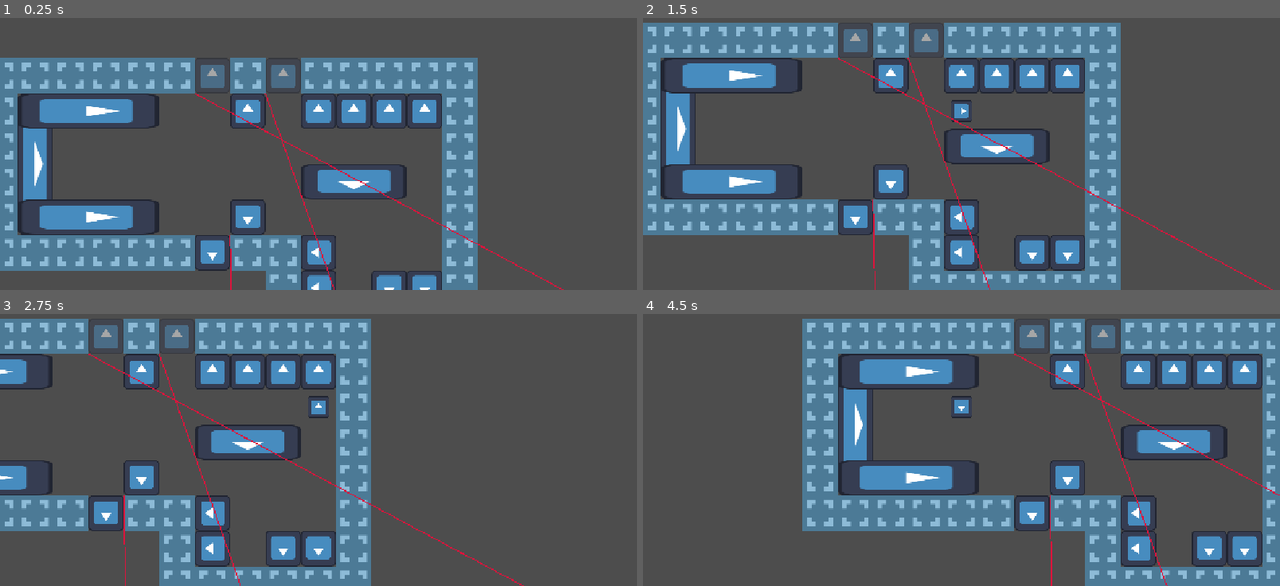
Above: before the commit, frames 1-4 (two rows, left to right).
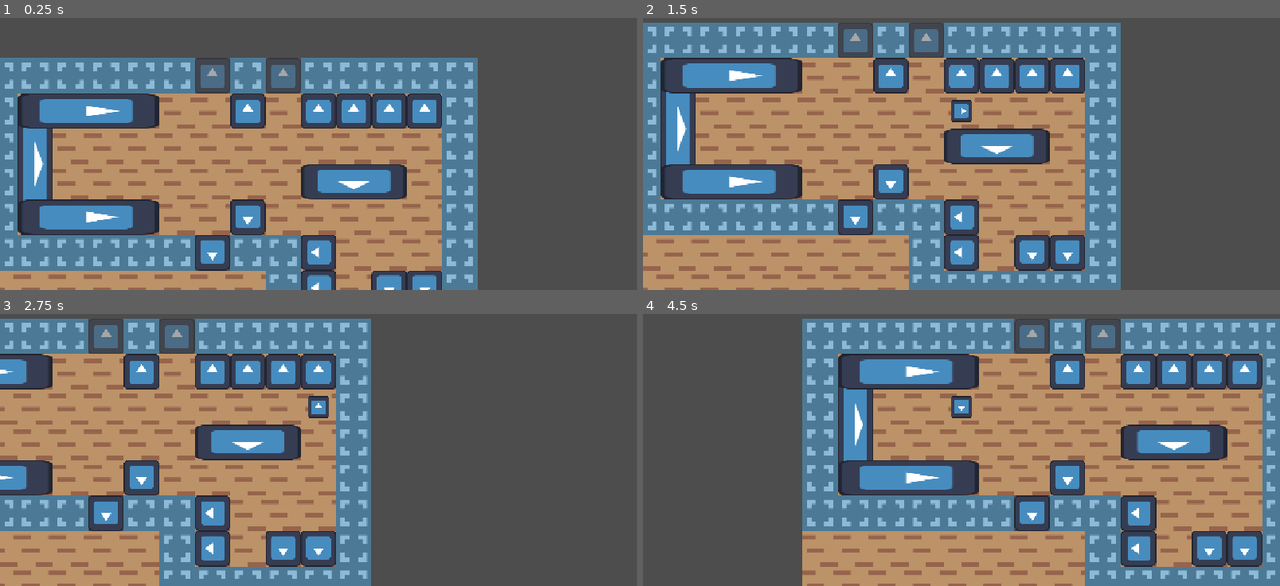
Above: after the commit, the same moments.

Repository: EfficiencySimplicity/godot-level-playground
Game: Godot game, scene res://Scenes/testing_ground.tscn
The game is run twice, just before and just after one commit, with the same random seed, the same clock (stepped at 60 frames per second) and the same inputs. The engine's default icon, where the game draws it, is replaced by a stand-in: a white triangle on a blue panel in a dark square.
Inputs:
- Up to frame 1 (0.25 s): no input
- Up to frame 2 (1.5 s): tap Enter at 0.5 s; hold Right (Right) 0.53-1.28 s; hold Up (Movement) 0.53-1.28 s; tap Space at 1.25 s; hold Down (Down) from 1.28 s (still down); tap Up (Movement) at 1.35 s
- Up to frame 3 (2.75 s): tap Enter at 2 s; release Down (Down) at 2.03 s; hold Right (Right) from 2.03 s (still down); hold Up (Movement) from 2.03 s (still down)
- Up to frame 4 (4.5 s): tap Space at 2.75, 4.25 s; release Up (Movement) at 2.78 s; tap Up (Movement) at 2.85, 4.35 s; tap Enter at 3.5 s; release Right (Right) at 3.53 s; hold Up (Movement) 3.53-4.28 s; hold Left (Left) from 3.53 s (still down)

The runs differ from the first frame. In frame 1, 27% of the frame differs, in the area x 0-89%, y 27-100%; in frame 2, 32%; in frame 3, 27%; in frame 4, 33%, in the area x 25-100%, y 14-100%.

Commit message:
doors teleport you

Diff:
--- a/Scenes/testing_ground.tscn
+++ b/Scenes/testing_ground.tscn
@@ -27,8 +27,8 @@
 }
 
 [node name="Floor" type="TileMapLayer" parent="." unique_id=1820883551]
-enabled = false
 tile_set = SubResource("TileSet_krb5w")
+collision_enabled = false
 
 [node name="Walls" type="TileMapLayer" parent="." unique_id=1785126093]
 tile_set = SubResource("TileSet_krb5w")
@@ -38,8 +38,10 @@
 script = ExtResource("7_78y3u")
 
 [node name="Camera2D" type="Camera2D" parent="PlayerMover" unique_id=1648027803]
+ignore_rotation = false
 
 [node name="RayCast2D" type="RayCast2D" parent="PlayerMover" unique_id=1053284335]
+visible = false
 target_position = Vector2(64, 0)
 
 [node name="Sprite2D" type="Sprite2D" parent="PlayerMover" unique_id=1062190360]
--- a/Scripts/door.gd
+++ b/Scripts/door.gd
@@ -1,6 +1,7 @@
 class_name Door extends Node2D
 
 @export var other: Door = self
+@export var debug: bool
 
 func connect_door(_other: Door):
 	other = _other
@@ -8,4 +9,10 @@
 
 # https://docs.godotengine.org/en/stable/tutorials/2d/custom_drawing_in_2d.html
 func _draw():
-	draw_line(position, to_local(other.global_position), Color.CRIMSON, 2.0)
+	if !debug: return
+	draw_line(to_local(global_position), to_local(other.global_position), Color.CRIMSON, 2.0)
+	draw_circle(to_local(Orientation.from_object(self).to_placement().cell_center()), 15, Color.BLUE)
+
+func teleport(orientation: Orientation) -> Orientation:
+	var rot_difference = int((other.global_rotation_degrees + 180) - global_rotation_degrees) % 360
+	return Orientation.new(other.global_position, orientation.rot + rot_difference)
--- a/Scripts/door_placer.gd
+++ b/Scripts/door_placer.gd
@@ -17,3 +17,9 @@
 	solids_stamp.stamp_on(map_stack.layers["Solids"], stack.get_match_position(pos, solids_stamp))
 	print("After")
 	print(map_stack.layers["Solids"])
+
+#func transform_pos(pos: Placement) -> Placement:
+	#var rot = int(global_rotation_degrees / 90)
+	#var other_rot = int(other.global_rotation_degrees / 90)
+	#
+	#return Placement.new(Vector2i(1, 1))
--- a/Scripts/item_placer.gd
+++ b/Scripts/item_placer.gd
@@ -19,7 +19,7 @@
 
 
 	# This is where the top left corner of the PlacementStack is in world space
-	var world_position = map_stack.cell_to_world(pos.position)
+	var world_position = map_stack.cell_to_world(pos.pos)
 	# This is how far away the stack is from me in world space
 	var stack_offset = (stack.world_bounds.position - global_position)
 	# we add this, rotated correctly to the world position
--- a/Scripts/level_generator.gd
+++ b/Scripts/level_generator.gd
@@ -8,6 +8,23 @@
 
 @onready var room_generator = preload("res://Scenes/room_generator.tscn")
 @onready var door = preload("res://Scenes/door.tscn")
+
+#var global_solids: MapLayer
+var door_portals: Array[Door]
+
+func get_next_move_orientation(object: Node2D):
+	var obj_orientation = Orientation.from_object(object)
+	var grid_placement  = obj_orientation.to_placement()
+	var door_there = door_portals.find_custom(func(x): return Orientation.from_object(x).to_placement().cell_center() == grid_placement.cell_center())
+
+	if door_there == -1:
+		# no door, just your position plus the new vector
+		return obj_orientation.move_forwards(64)
+
+	else:
+		print("Was on a door; placement is ", grid_placement, " and door is ", Orientation.from_object(door_portals.get(door_there)).to_placement())
+		return door_portals.get(door_there).teleport(obj_orientation).move_forwards(64)
+
 
 func _ready():
 	var grid_width = int(floor(sqrt(num_rooms)))
@@ -78,6 +95,8 @@
 		var door_to_connect = available_doors.pick_random()
 
 		door_to_connect.actual_door.connect_door(door_to_connect_to.actual_door)
+		door_portals.append(door_to_connect.actual_door)
+		door_portals.append(door_to_connect_to.actual_door)
 
 		other_doors.erase(door_to_connect_to)
 		available_doors.erase(door_to_connect)
@@ -91,6 +110,9 @@
 		var door_b = available_doors.pick_random()
 		available_doors.erase(door_b)
 
+		door_portals.append(door_a.actual_door)
+		door_portals.append(door_b.actual_door)
+
 		door_a.actual_door.connect_door(door_b.actual_door)
 
 
--- a/Scripts/map_layer.gd
+++ b/Scripts/map_layer.gd
@@ -59,7 +59,7 @@
 	if collider == null:
 		return null
 
-	var shapes = collider.get_children().filter(func(x): return x is CollisionShape2D and x.shape != null)
+	var shapes = collider.find_children("*", "CollisionShape2D", true, false).filter(func(x): return x.shape != null)
 
 	if shapes.is_empty():
 		return null
@@ -188,7 +188,7 @@
 	var i = 0
 	while i < hit_positions.size():
 		var pos = hit_positions[i]
-		for side in 5:
+		for side in 4:
 			var new_point = Placement.new(pos, side).map_vector2i(Vector2i.RIGHT).clamp(Vector2i.ZERO, size-Vector2i.ONE)
 			if g(new_point) == value:
 				if new_point not in hit_positions:
@@ -196,7 +196,6 @@
 		i += 1
 
 	return hit_positions.size() == total_empty_cells
-
 
 func iter_cells(f: Callable, default = null):
 	for y in size.y:
--- /dev/null
+++ b/Scripts/orientation.gd
@@ -0,0 +1,36 @@
+class_name Orientation
+## The non-grid version of Placement
+
+var pos: Vector2
+var rot: float
+
+func _init(_pos: Vector2 = Vector2(0, 0), _rot: float = 0):
+	pos = _pos
+	rot = _rot
+
+func translate(v: Vector2) -> Orientation:
+	pos += v
+	return self
+
+func rotate(v: float) -> Orientation:
+	rot += v
+	return self
+
+func move_forwards(distance: float) -> Orientation:
+	return translate(Vector2.from_angle(deg_to_rad(rot)) * distance)
+
+func to_placement(cell_size: int = 64):
+	return Placement.new(floor(pos / cell_size), int(rot / 90))
+
+func map_vector2(v: Vector2) -> Vector2:
+	return v.rotated(deg_to_rad(rot)) + Vector2(pos)
+
+static func from_object(object: Node2D) -> Orientation:
+	return Orientation.new(object.global_position, object.global_rotation_degrees)
+
+func apply_to_object(object: Node2D):
+	object.global_position = pos
+	object.global_rotation_degrees = rot
+
+func _to_string() -> String:
+	return str(pos, " ", rot, "°")
--- a/Scripts/placement.gd
+++ b/Scripts/placement.gd
@@ -1,16 +1,45 @@
 class_name Placement
 
-enum Side {Up = 0, Right = 1, Down = 2, Left = 3}
+enum Side {UP = 0, RIGHT = 1, DOWN = 2, LEFT = 3}
 
-var position: Vector2i
+var pos: Vector2i
 var side: Placement.Side
 
-func _init(_position: Vector2i, _side: Placement.Side = Side.Up):
-	position = _position
+func _init(_pos: Vector2i, _side: Placement.Side = Side.UP):
+	pos = _pos
 	side = _side
 
-func map_vector2(v: Vector2) -> Vector2:
-	return v.rotated(deg_to_rad(side * 90)) + Vector2(position)
+func translate(v: Vector2i) -> Placement:
+	pos += v
+	return self
+
+func rotate(v: int) -> Placement:
+	side = (side + v) % 4
+	return self
+
+func move_forwards(distance: int) -> Placement:
+	return translate(Vector2.from_angle(side * 90).round() * distance)
+
+# Because of this, pointing right is equivalent to Side.UP, maybe an issue...
+func to_orientation(cell_size: int = 64):
+	return Placement.new(pos * cell_size, side * 90)
+
+func cell_center(cell_size: int = 64) -> Vector2:
+	return Vector2(pos * cell_size) + Vector2(1, 1) * cell_size / 2
 
 func map_vector2i(v: Vector2i) -> Vector2i:
-	return Vector2i(map_vector2(Vector2(v)).round())
+	# imagining (1, -2) (pointing northeast)
+	if side == Side.UP:# + (1, -2) (ne)
+		return pos + v
+	elif side == Side.RIGHT:# + (2, 1) (se)
+		return pos + Vector2i(-v.y, v.x)
+	elif side == Side.DOWN:# + (-1, 2) (sw)
+		return pos + Vector2i(-v.x, -v.y)
+	elif side == Side.LEFT:# + (-2, -1) (nw)
+		return pos + Vector2i(v.y, -v.x)
+	else:
+		assert(false, "There was a BAD error; a Placement had a non-(0-3) side: " + str(side))
+		return pos
+
+func _to_string() -> String:
+	return str(pos, " ", side)
--- a/Scripts/player_mover.gd
+++ b/Scripts/player_mover.gd
@@ -1,6 +1,10 @@
 extends Node2D
 
+@export var debug: bool
+
 @onready var raycast = $RayCast2D
+@onready var sprite = $Sprite2D
+
 @export var cell_size: int = 64
 @onready var half_cell = Vector2(.5, .5) * cell_size
 
@@ -11,21 +15,34 @@
 	print("Movement is requested!")
 
 	if Input.is_action_pressed("Left"):
-		rotation_degrees = 180
+		sprite.rotation_degrees = 180
 	elif Input.is_action_pressed("Right"):
-		rotation_degrees = 0
+		sprite.rotation_degrees = 0
 	elif Input.is_action_pressed("Up"):
-		rotation_degrees = -90
+		sprite.rotation_degrees = -90
 	elif Input.is_action_pressed("Down"):
-		rotation_degrees = 90
+		sprite.rotation_degrees = + 90
 
-	raycast.force_raycast_update()
+	var new_placement = get_tree().current_scene.get_next_move_orientation(sprite)
 
-	if raycast.is_colliding():
+	var pqparams = PhysicsPointQueryParameters2D.new()
+	pqparams.collision_mask = 0b00000000_00000000_00000000_00000001
+	pqparams.position = new_placement.pos
+
+	print(get_viewport().get_world_2d().get_direct_space_state().intersect_point(pqparams).size())
+	if get_viewport().get_world_2d().get_direct_space_state().intersect_point(pqparams).size() != 0:
 		return
 
-	print("position was ", position)
-	position += Vector2.from_angle(rotation) * cell_size
-	print("position wants to be ", position)
-	position = ((position-half_cell) / cell_size).round() * cell_size + half_cell
-	print("position is ", position)
+	global_position = new_placement.pos
+	var rot_offset = new_placement.rot - sprite.global_rotation_degrees
+	global_rotation_degrees += rot_offset
+	sprite.rotation_degrees -= rot_offset
+
+	global_rotation_degrees = round(global_rotation_degrees / 90) * 90
+	sprite.global_rotation_degrees = round(sprite.global_rotation_degrees / 90) * 90
+
+	global_position = Orientation.from_object(self).to_placement().to_orientation().translate(half_cell).pos
+
+func _draw():
+	if !debug: return
+	draw_circle(to_local(Orientation.from_object(self).to_placement().cell_center()), 150, Color.GREEN)
--- a/Scripts/room_generator.gd
+++ b/Scripts/room_generator.gd
@@ -37,16 +37,16 @@
 
 	var new_room = create_collision_shape(new_rect)
 
-	if side == Placement.Side.Up:
+	if side == Placement.Side.UP:
 		new_room.position.x = old_room.position.x
 		new_room.position.y = old_room.position.y - new_rect.size.y
-	if side == Placement.Side.Right:
+	if side == Placement.Side.RIGHT:
 		new_room.position.x = old_room.position.x + old_rect.size.x
 		new_room.position.y = old_room.position.y
-	if side == Placement.Side.Down:
+	if side == Placement.Side.DOWN:
 		new_room.position.x = old_room.position.x
 		new_room.position.y = old_room.position.y + old_rect.size.y
-	if side == Placement.Side.Left:
+	if side == Placement.Side.LEFT:
 		new_room.position.x = old_room.position.x - new_rect.size.x
 		new_room.position.y = old_room.position.y
 
Not shown: 1 places in Scenes/door.tscn that only renumber resources
Not shown, added: Scripts/orientation.gd.uid
